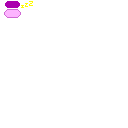
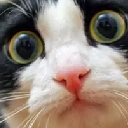
Revision of a layered 128x128 image; what changed, layer by layer:
added layer "Livello Disegno 36 (incollato)" in group "UI" over (0, 0, 128, 128)
